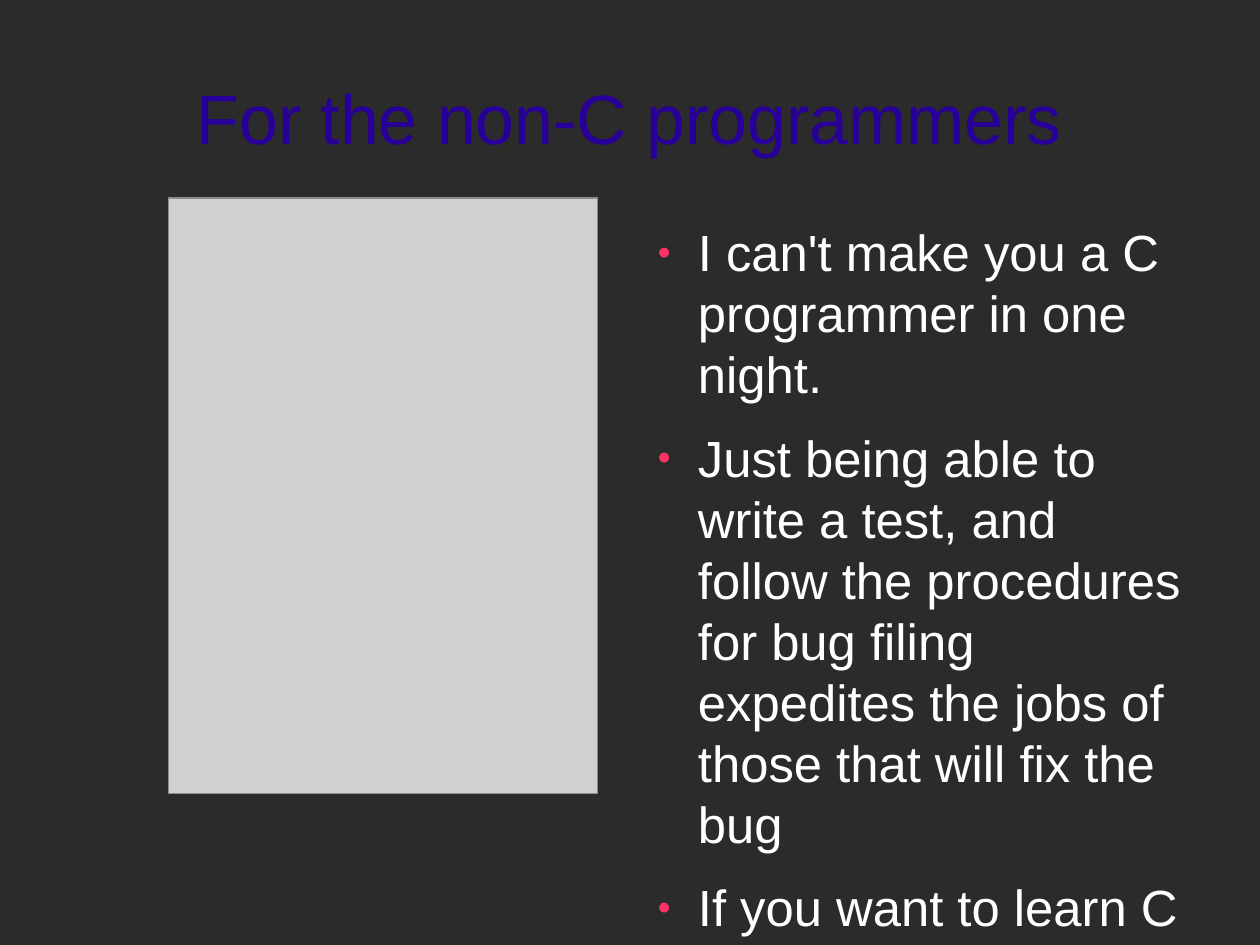
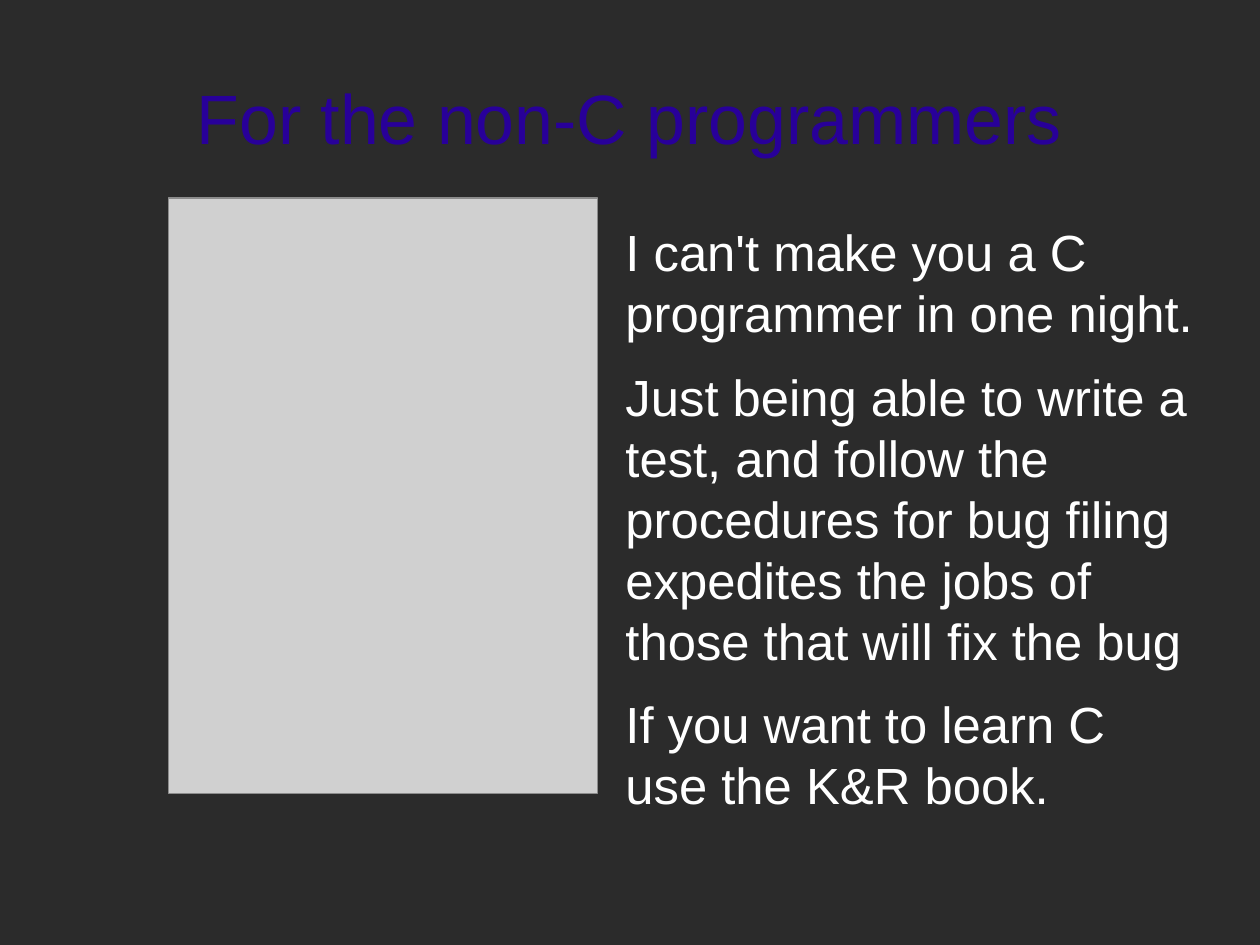
Before and after one commit to zippy1981/TalkMaterials, a slide deck: slide 7 of NYPHP/2010-May/Hacking PHP for Fun and Profit.odp. Drawn at 1260x945 pixels with LibreOffice and Linux fonts; fonts in the diff are those of the drawing; grey boxes stand for pictures; background and template pictures are left out; a plain dark background stands for a picture behind light text. Boxes give left, top, right and bottom in pixels: in the first picture for what was removed or moved away, otherwise in the second. Text is boxed around its words. In the diff, an @@ line names an element or a change of style, - is before the commit and + after.

```diff
--- a/NYPHP/2010-May/Hacking PHP for Fun and Profit.odp
+++ b/NYPHP/2010-May/Hacking PHP for Fun and Profit.odp
@@ text "I can't make you a ..." rewrapped from box(698, 234, 1180, 937) to box(625, 234, 1193, 805) @@
```
Also in this commit, not shown: 3 other slides changed, 1 slide removed.
